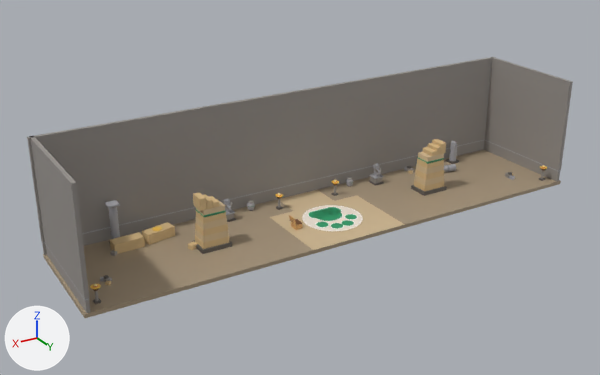
The FBX model assets/cat-cafe/exports/CatCafe_Camp_Ruins.fbx, before and after one commit.
Both versions are drawn from a camera (50 mm lens) standing at (1.097, -1.467, 0.941) and looking at (0.073, -3.175, 0.087). The lights are fixed; the arrows at lower left show +X, +Y and +Z. The older version comes first. Where no turn or scale is listed for an object, it has been applied to the vertices.

The first picture shows 'CatCafe_Camp_Ruins', 'CatCafe_Camp_Ruins_001_GatePylon', 'CatCafe_Camp_Ruins_006_GatePylon', 'CatCafe_Camp_Ruins_011_FallenLintel', 'CatCafe_Camp_Ruins_Barrier' and 15 more.
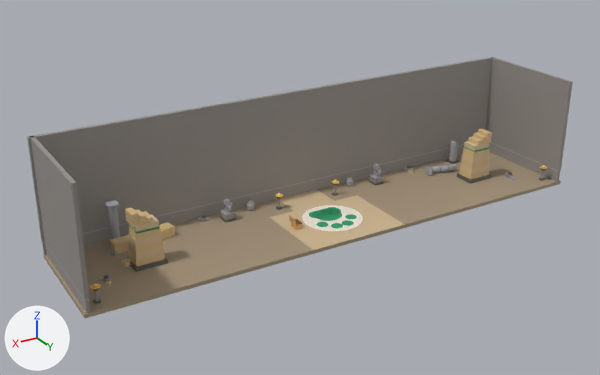
Location of each change, (x1, y1, x2, y2) in pixels of the pictures (600 x 375 px):
```json
{"object": "CatCafe_Camp_Ruins_006_GatePylon", "change": "moved", "before": [188, 192, 232, 254], "after": [121, 207, 168, 272]}
{"object": "CatCafe_Camp_Ruins_001_GatePylon", "change": "moved", "before": [411, 139, 447, 196], "after": [457, 129, 492, 184]}
```

Edits to the scene script, one JSON object a line:
```json
{"block": "me_catcafe_ruins_gatepylon_001", "where": "# used by ob_catcafe_camp_ruins_006_gatepylon; location = (0.0, 0.0, 0.0)"}
{"op": "remove", "block": "me_catcafe_ruins_gatepylon_001", "code": "me_catcafe_ruins_gatepylon_001.from_pydata(...)  # 192 vertices, 170 faces; spans x 0.3..0.3983, y -3.18..-3.12, z 0.0..0.14"}
{"op": "add", "block": "me_catcafe_ruins_gatepylon_001", "code": "me_catcafe_ruins_gatepylon_001.from_pydata(...)  # 192 vertices, 170 faces; spans x 0.47..0.5683, y -3.18..-3.12, z 0.0..0.14"}
{"block": "me_catcafe_ruins_gatepylon_001", "change": "me_catcafe_ruins_gatepylon_001 part 2: the whole mesh is moved by (0.17, 0.0, 0.0)"}
{"block": "me_catcafe_ruins_gatepylon", "where": "# used by ob_catcafe_camp_ruins_001_gatepylon; location = (0.0, 0.0, 0.0)"}
{"op": "remove", "block": "me_catcafe_ruins_gatepylon", "code": "me_catcafe_ruins_gatepylon.from_pydata(...)  # 192 vertices, 170 faces; spans x -0.3983..-0.3, y -3.18..-3.12, z 0.0..0.14"}
{"op": "add", "block": "me_catcafe_ruins_gatepylon", "code": "me_catcafe_ruins_gatepylon.from_pydata(...)  # 192 vertices, 170 faces; spans x -0.5683..-0.47, y -3.18..-3.12, z 0.0..0.14"}
{"block": "me_catcafe_ruins_gatepylon", "change": "me_catcafe_ruins_gatepylon part 1: the whole mesh is moved by (-0.17, 0.0, 0.0)"}
```
